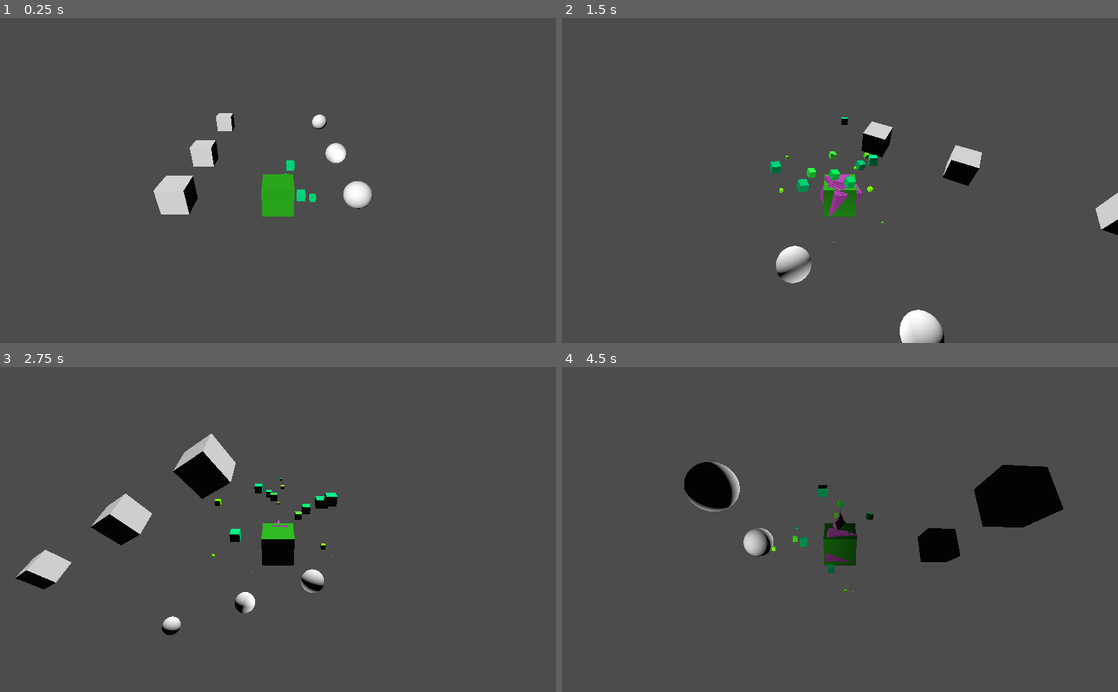
Above: before the commit, frames 1-4 (two rows, left to right).
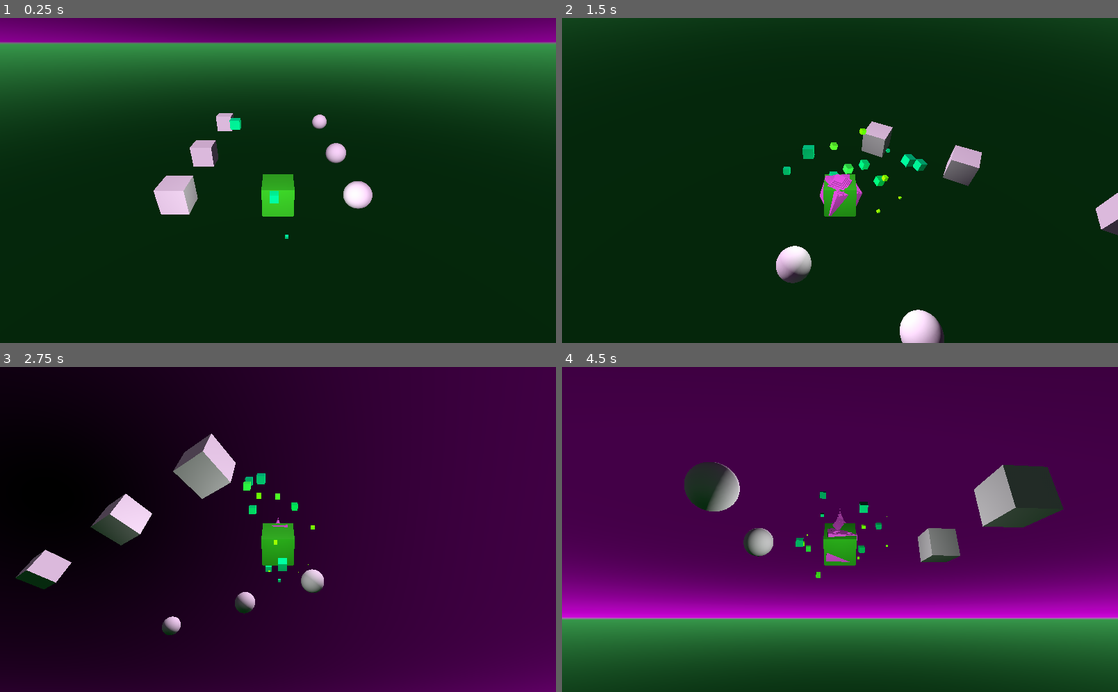
Above: after the commit, the same moments.

Repository: kirkja-leikjahonnunar/kor
Game: Godot game, scene res://Main/Main.tscn
Two runs of this game, one before a commit and one after it. Both use one fixed random seed, a clock stepped at 60 frames per second and the inputs below.
Inputs (mouse positions are in pixels of both pictures, inside the frame that each line leads up to):
- Up to frame 1 (0.25 s): no input
- Up to frame 2 (1.5 s): tap Enter at 0.5 s; move the mouse to (962, 164) at 0.52 s; hold D (move_right) 0.53-1.28 s; click (962, 164) at 0.67 s; move the mouse to (728, 196) at 1.27 s; hold S (move_back) from 1.28 s (still down)
- Up to frame 3 (2.75 s): move the mouse to (333, 458) at 2.02 s; release S (move_back) at 2.03 s; hold D (move_right) from 2.03 s (still down)
- Up to frame 4 (4.5 s): move the mouse to (812, 594) at 2.77 s; release D (move_right) at 2.78 s; hold W (move_forward) 2.78-3.53 s; click (812, 594) at 2.92 s; move the mouse to (1006, 578) at 3.52 s; hold A (move_left) from 3.53 s (still down); move the mouse to (673, 480) at 4.27 s

The runs differ from the first frame. In frame 1, 99% of the frame differs, in the area x 0-100%, y 0-100%; in frame 2, 99%; in frame 3, 99%; in frame 4, 100%.

Commit message:
Added color to the sky.

Diff:
--- a/Code/KirkjaOnline/Actors/Voidling/Voidling.tscn
+++ b/Code/KirkjaOnline/Actors/Voidling/Voidling.tscn
@@ -47,3 +47,7 @@
 
 [node name="CollisionShape" type="CollisionShape" parent="KinematicBody"]
 shape = SubResource( 4 )
+
+[node name="OmniLight" type="OmniLight" parent="."]
+transform = Transform( 1, 0, 0, 0, 1, 0, 0, 0, 1, 0, 2.42479, 3.78877 )
+omni_range = 12.2498
--- a/Code/KirkjaOnline/Main/Main.tscn
+++ b/Code/KirkjaOnline/Main/Main.tscn
@@ -1,8 +1,22 @@
-[gd_scene load_steps=5 format=2]
+[gd_scene load_steps=6 format=2]
 
 [ext_resource path="res://Main/Main.gd" type="Script" id=2]
 
+[sub_resource type="ProceduralSky" id=4]
+sky_top_color = Color( 0.301961, 0, 0.317647, 1 )
+sky_horizon_color = Color( 0.921569, 0.0196078, 0.972549, 1 )
+sky_curve = 0.0378403
+sky_energy = 0.77
+ground_bottom_color = Color( 0.0196078, 0.152941, 0.0470588, 1 )
+ground_horizon_color = Color( 0.219608, 0.603922, 0.298039, 1 )
+ground_curve = 0.0527805
+sun_color = Color( 0.121569, 0.00784314, 0.133333, 1 )
+sun_curve = 1.39288
+sun_energy = 0.0
+
 [sub_resource type="Environment" id=1]
+background_mode = 2
+background_sky = SubResource( 4 )
 ssao_enabled = true
 
 [sub_resource type="SphereMesh" id=2]
@@ -51,14 +65,11 @@
 mesh = SubResource( 3 )
 material/0 = null
 
-[node name="Lights" type="Spatial" parent="Node3D"]
+[node name="Lights" type="Spatial" parent="Node3D/Void"]
 
-[node name="DirectionalLight" type="DirectionalLight" parent="Node3D/Lights"]
-transform = Transform( 0.750184, -0.478733, -0.456113, 0.649674, 0.405249, 0.643193, -0.123079, -0.778838, 0.615031, 0, 27.8801, 22.1078 )
-
-[node name="OmniLight" type="OmniLight" parent="Node3D/Lights"]
-transform = Transform( 1, 0, 0, 0, 1, 0, 0, 0, 1, 7.99256, -1.79745, -3.93065 )
-omni_range = 12.2498
+[node name="DirectionalLight" type="DirectionalLight" parent="Node3D/Void/Lights"]
+transform = Transform( 0.558996, -0.82806, -0.0429025, 0.649674, 0.405249, 0.643193, -0.515217, -0.387415, 0.764501, 0, 27.8801, 22.1078 )
+light_color = Color( 0.937255, 0.8, 0.937255, 1 )
 
 [node name="Node2D" type="Node2D" parent="."]
 
